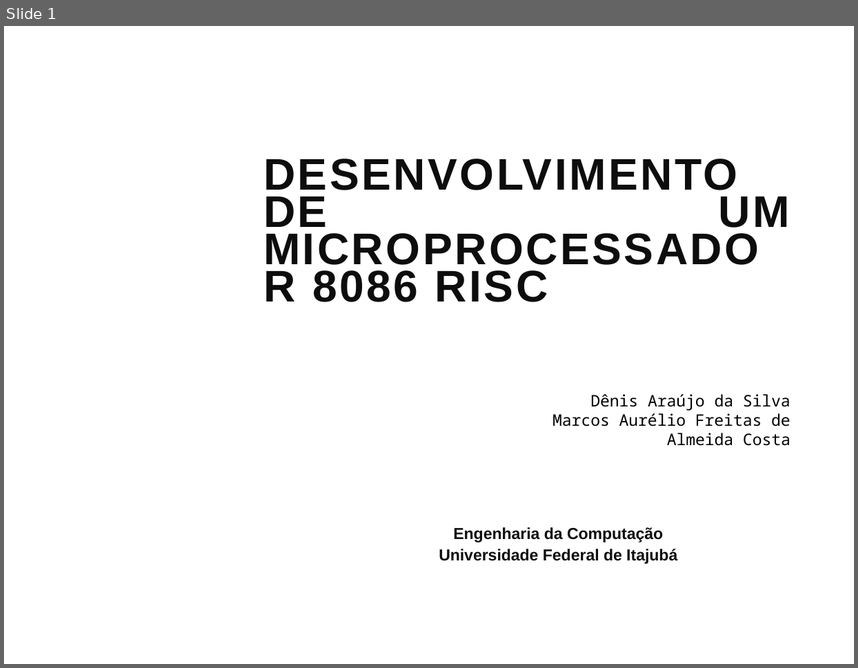
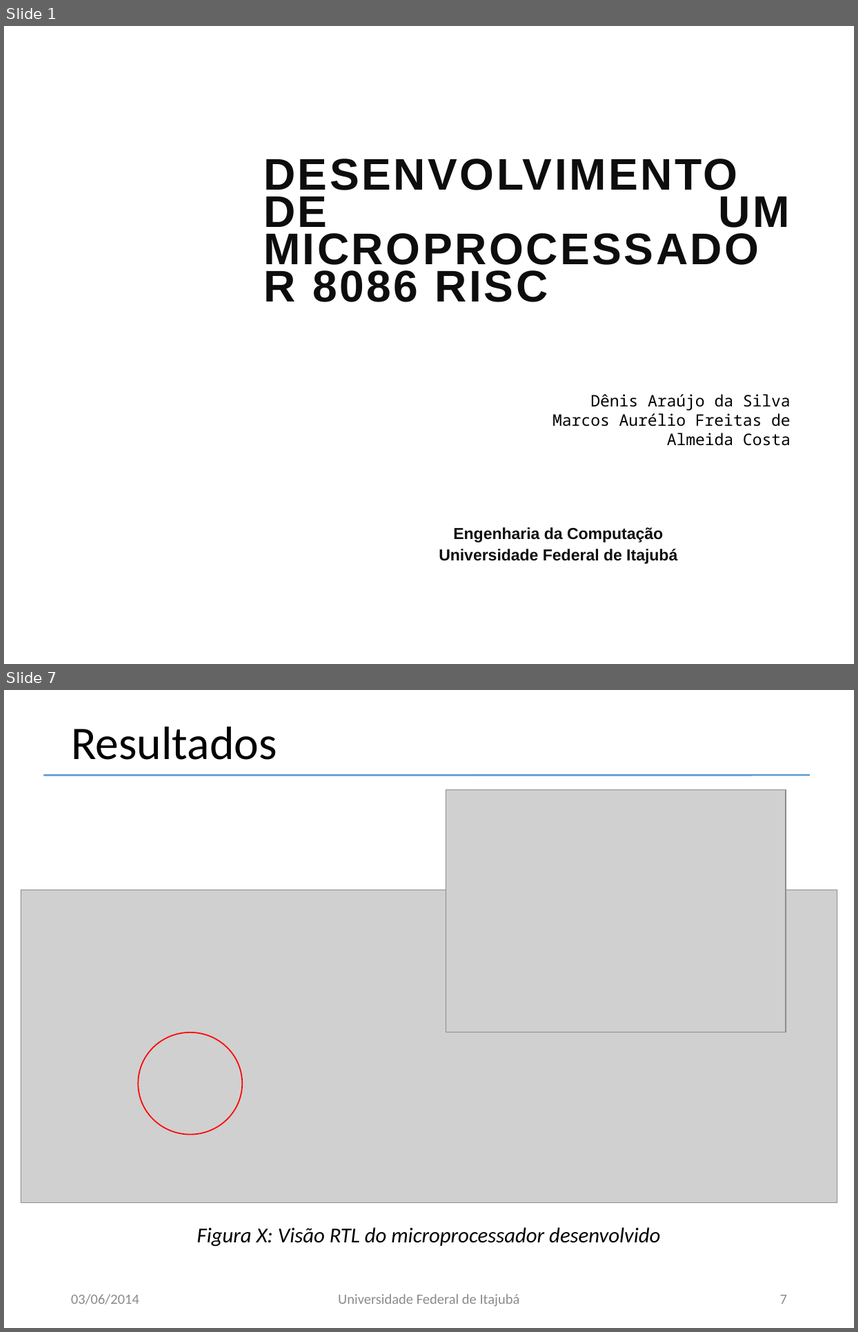
Before and after one commit to macaufreitas/micro-risc, a slide deck: Apresentacao/Apresentacao.pptx. Shown one above the other, each under a label of ours: slide 1 before the commit, slides 1 and 7 after it; the slides between them are not shown. The pictures are 858x668 and 858x1332 pixels, drawn with LibreOffice and Linux fonts; fonts in the diff are those of the drawing; grey boxes stand for pictures; background and template pictures are left out. Boxes give left, top, right and bottom in pixels: in the first picture for what was removed or moved away, otherwise in the second. Text is boxed around its words. In the diff, an @@ line names an element or a change of style, - is before the commit and + after.

```diff
--- a/Apresentacao/Apresentacao.pptx
+++ b/Apresentacao/Apresentacao.pptx
@@ slide 7 added at (x1=4, y1=690, x2=854, y2=1328), background picture (left out) @@
@@ title added at (x1=71, y1=727, x2=277, y2=760), 39.6 pt, text #000000 @@
+Resultados
@@ line added from (44, 775) to (810, 775), #5B9BD5 1.5 pt @@
@@ picture added at (x1=446, y1=789, x2=786, y2=1032) @@
@@ picture added at (x1=21, y1=890, x2=837, y2=1203) @@
@@ ellipse added at (x1=139, y1=1032, x2=243, y2=1134), outline #FF0000 1 pt @@
@@ text added at (x1=197, y1=1227, x2=660, y2=1246), 18 pt, text #000000, italic @@
+Figura X: Visão RTL do microprocessador desenvolvido
@@ text added at (x1=71, y1=1294, x2=139, y2=1304), 12 pt, text #8C8C8C @@
+03/06/2014
@@ text added at (x1=338, y1=1294, x2=520, y2=1306), 12 pt, text #8C8C8C @@
+Universidade Federal de Itajubá
@@ page number added at (x1=780, y1=1294, x2=787, y2=1303), 12 pt, text #8C8C8C @@
+7
```
Also in this commit, not shown: 2 slides changed, 22 other slides added.
